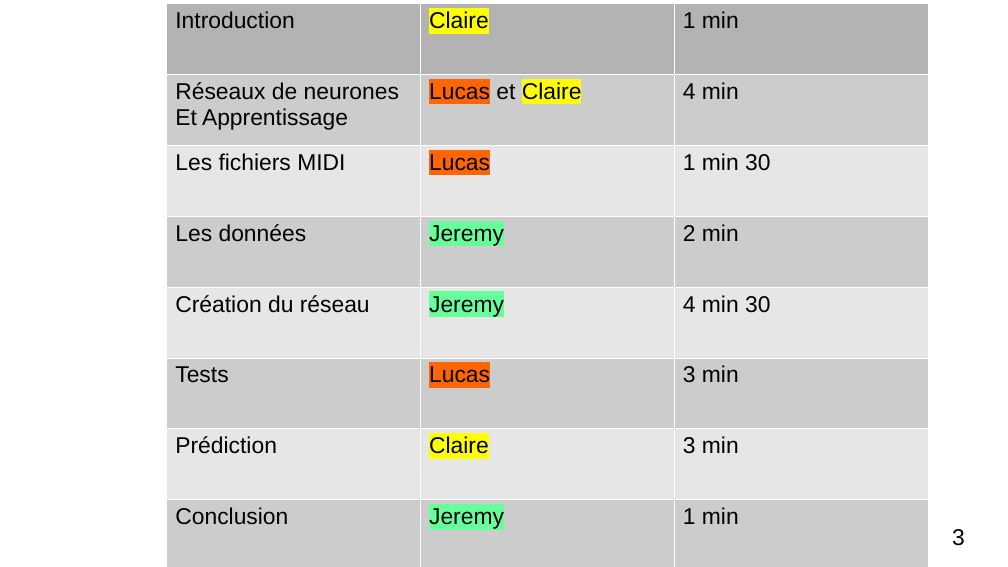
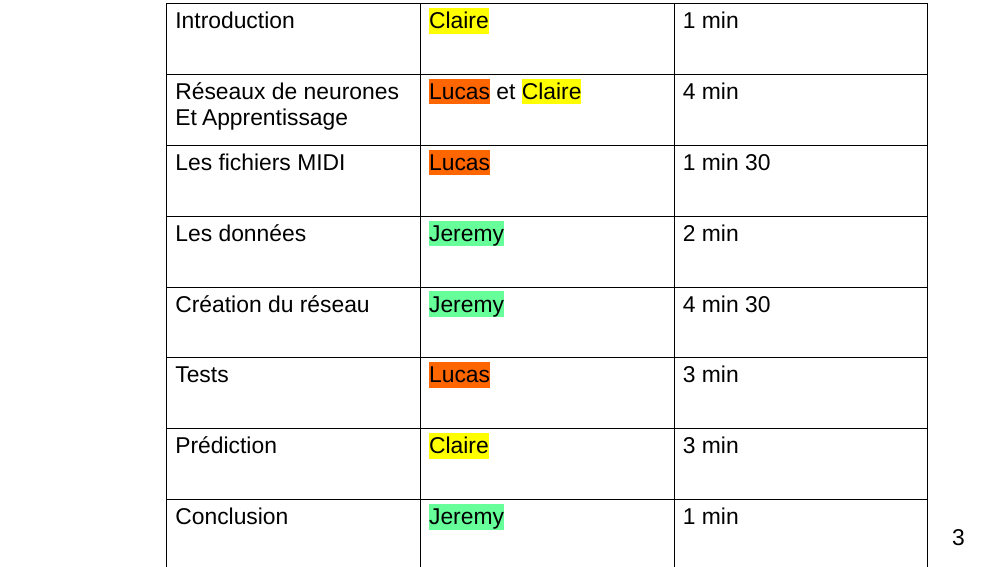
Before and after one commit to XgLsuLzRMy/Composition-Musicale-par-Reseau-de-Neurones, a slide deck: slide 3 of projet.odp. Drawn at 1008x567 pixels with LibreOffice and Linux fonts; fonts in the diff are those of the drawing. Boxes give left, top, right and bottom in pixels: in the first picture for what was removed or moved away, otherwise in the second. Text is boxed around its words. In the diff, an @@ line names an element or a change of style, - is before the commit and + after.

```diff
--- a/projet.odp
+++ b/projet.odp
@@ table at (166, 4, 929, 567) @@
@@ fill #B3B3B3 to none in row 1 @@
@@ fill #CCCCCC to none in 12 cells @@
@@ fill #E6E6E6 to none in 9 cells @@
@@ borders changed @@
```
Also in this commit, not shown: 8 slides added, 3 slides removed, 1 other file.
